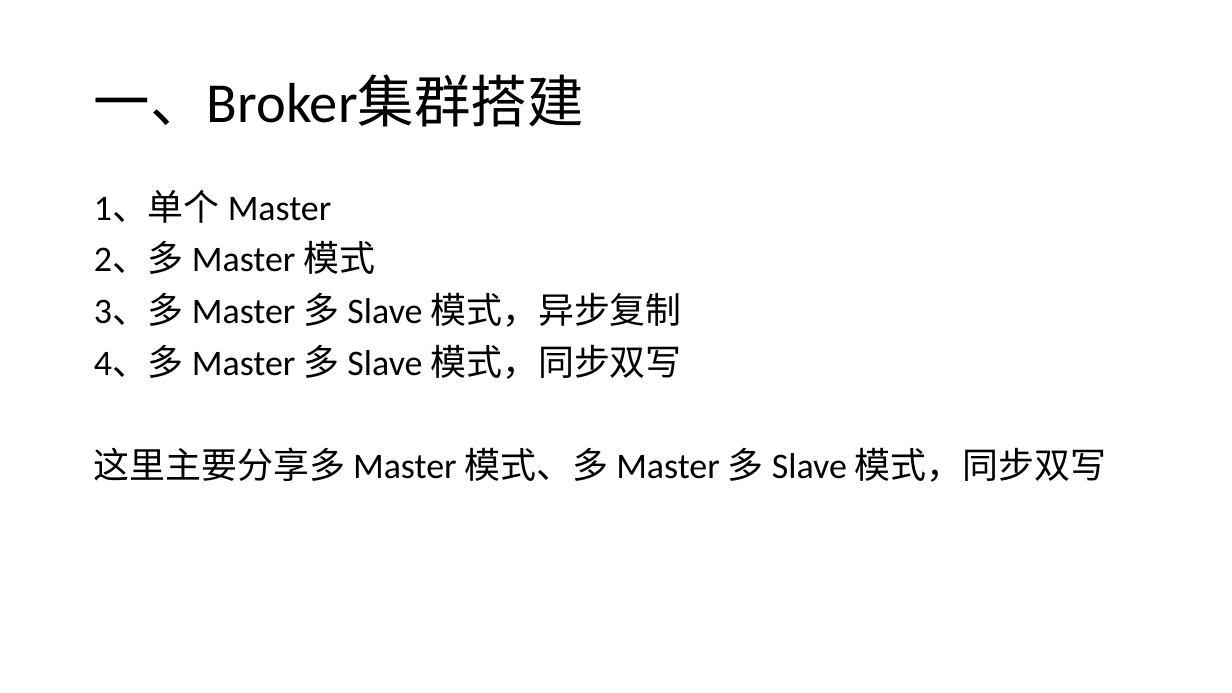
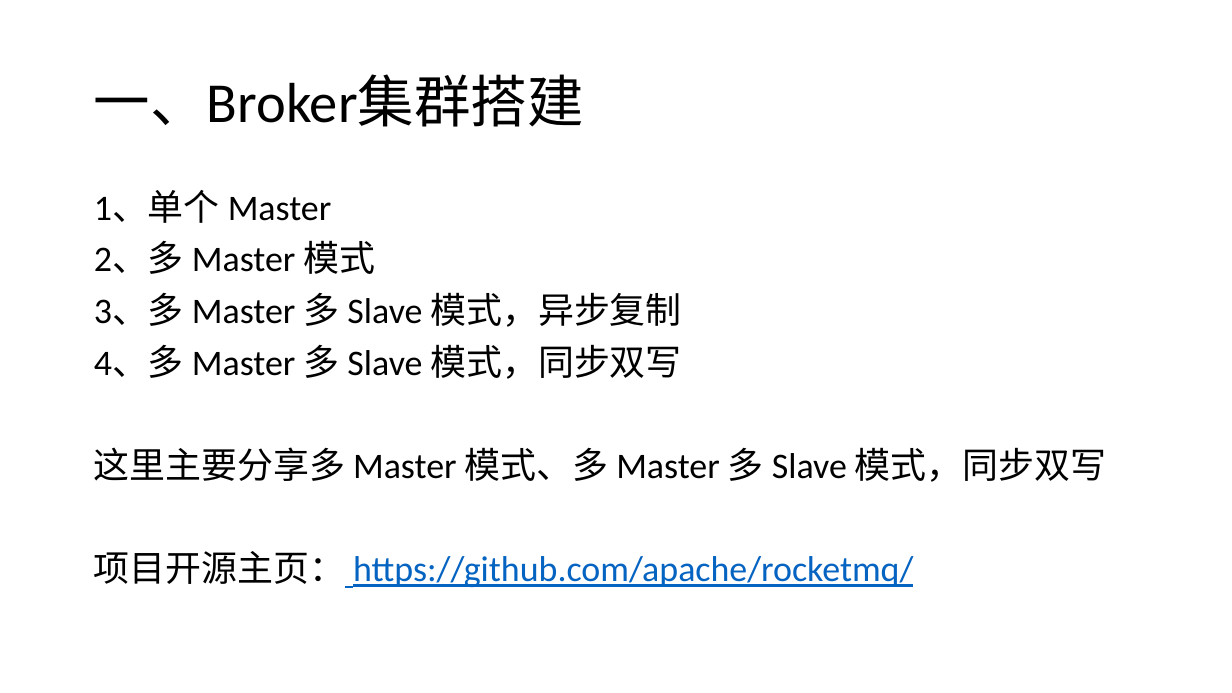
Before and after one commit to jee4a/doc, a slide deck: slide 2 of RoketMQ集群部署及应用示例.pptx. Drawn at 1232x693 pixels with LibreOffice and Linux fonts; fonts in the diff are those of the drawing. Boxes give left, top, right and bottom in pixels: in the first picture for what was removed or moved away, otherwise in the second. Text is boxed around its words. In the diff, an @@ line names an element or a change of style, - is before the commit and + after.

```diff
--- a/RoketMQ集群部署及应用示例.pptx
+++ b/RoketMQ集群部署及应用示例.pptx
@@ text at <box>94,551,913,587</box>: paragraph added @@
+项目开源主页： https://github.com/apache/rocketmq/
```
Also in this commit, not shown: 6 other slides changed, 5 other files.
